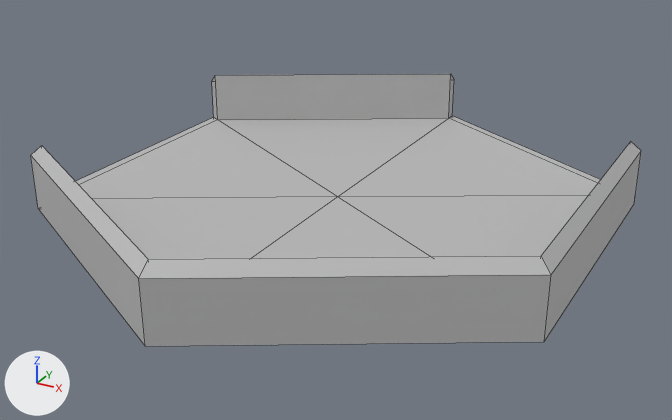
Two versions of the FBX model Assets/3D Models/hex/left4.fbx, one commit apart.
Before and after are seen from a 50 mm camera at (3.98, -7.28, 3.55) aimed at (0.06, -0.16, -0.01). Every picture has the same lights, and +X, +Y and +Z are marked at lower left. Mesh edges are drawn as thin lines. Where no turn or scale is listed for an object, it has been applied to the vertices.

The older version as bpy lines, for what is in view:
```python
mat_lambert1 = principled_material('lambert1')
mat_lambert1.base_color = (0.5, 0.5, 0.5)  # grey #bcbcbc
me_mesh = bpy.data.meshes.new('Mesh')
me_mesh.from_pydata(...)  # 34 vertices, 38 faces; spans x -2.5..2.5, y -2.89..2.89, z -0.05..0.6
me_mesh.materials.append(mat_lambert1)  # grey #bcbcbc
ob_left4 = bpy.data.objects.new('left4', me_mesh)
ob_left4.location = (0.0, 0.0, 0.0)
```
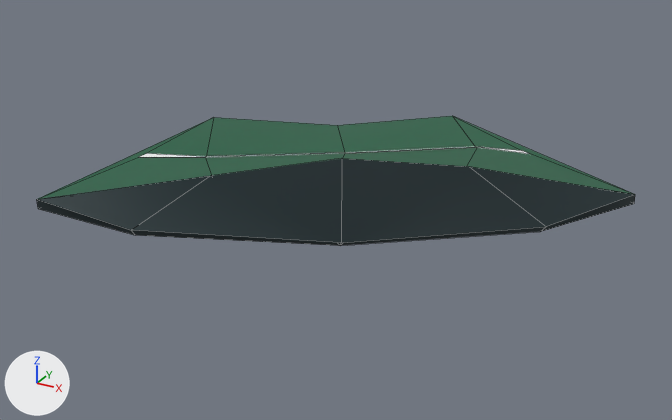
What changed in the scene script:
```text
Add img_palette_png:
    img_palette_png = load_image('palette.png', '_unpacked/palette.png', 128, 128, 'sRGB')
Change mat_lambert1:
    remove mat_lambert1.base_color = (0.5, 0.5, 0.5)  # grey #bcbcbc
    add mat_lambert1.texture = img_palette_png
Change me_mesh:
    used by ob_left4; location = (0.0, 0.0, 0.0)
    remove me_mesh.from_pydata(...)  # 34 vertices, 38 faces; spans x -2.5..2.5, y -2.89..2.89, z -0.05..0.6
    add me_mesh.from_pydata(...)  # 32 vertices, 36 faces; spans x -2.5..2.5, y -1.52..2.89, z -0.05..0.79
    me_mesh part 1
    22 vertices are removed from x -2.5..2.5, y -2.89..2.89, z -0.05..0.6
    34 faces are deleted
    4 vertices move from x -2.4..2.4, y -1.39..2.77, z 0.05 to x -2.4..1.26, y -0.07..2.11, z 0.05
    20 vertices are added at x -1.63..1.95, y -1.52..1.9, z -0.05..0.79
    32 new faces join them
    me_mesh part 2: 4 kept faces spanning x -2.5..2.5, y -1.44..2.89, z -0.05..0.05 get new texture (UV) coordinates
```

Pixel boxes (x1, y1, x2, y2) of what changed, in the pictures (672 x 420 px; the box of a moved part takes in the faces that stretch with it):
'left4', surface changed, reshaped (52% shorter): before (31, 74, 641, 346); after (37, 116, 635, 246)
part 1 of me_mesh, moved or reshaped: before (31, 74, 641, 346); after (37, 116, 635, 246)
part 2 of me_mesh, surface changed (grey to green): (76, 118, 600, 182) in both
